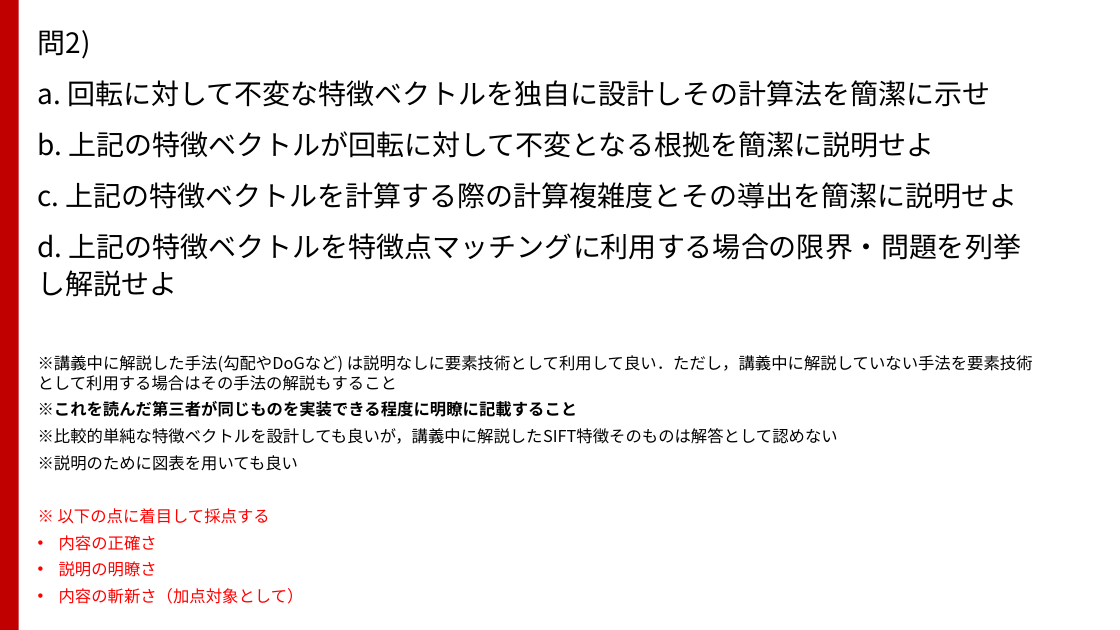
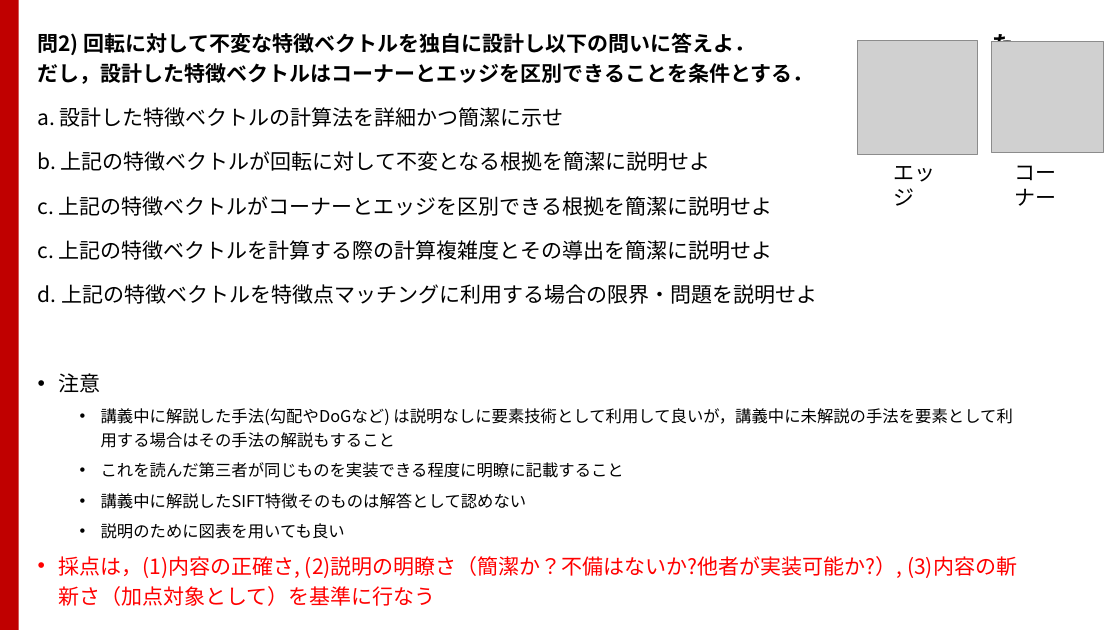
Before and after one commit to TakashiIjiri/TakashiIjiri.github.io, a slide deck: slide 4 of classes/dm2017/DigitalMedia2_14.pptx. Drawn at 1120x630 pixels with LibreOffice and Linux fonts; fonts in the diff are those of the drawing; grey boxes stand for pictures. Boxes give left, top, right and bottom in pixels: in the first picture for what was removed or moved away, otherwise in the second. Text is boxed around its words. In the diff, an @@ line names an element or a change of style, - is before the commit and + after.

```diff
--- a/classes/dm2017/DigitalMedia2_14.pptx
+++ b/classes/dm2017/DigitalMedia2_14.pptx
@@ text at [38, 33, 814, 127]: text changed; size 24 to 18 pt; bold on @@
-問2)
-a. 回転に対して不変な特徴ベクトルを独自に設計しその計算法を簡潔に示せ
+問2) 回転に対して不変な特徴ベクトルを独自に設計し以下の問いに答えよ． ただし，設計した特徴ベクトルはコーナーとエッジを区別できることを条件とする．
+a. 設計した特徴ベクトルの計算法を詳細かつ簡潔に示せ
@@ picture added at [858, 40, 978, 154] @@
@@ picture added at [992, 41, 1104, 152] @@
@@ text at [38, 151, 772, 260]: size 24 to 18 pt in "b. 上記の特徴ベクトルが回転に対して不変となる根拠を簡潔に説明せよ", "c. 上記の特徴ベクトルを計算する際の計算複雑度とその導出を簡潔に説明せよ"; line spacing 1.1 to 1.2 @@
@@ text added at [893, 166, 935, 206], 18 pt, text #000000 @@
+エッジ
@@ text added at [1015, 165, 1057, 206], 18 pt, text #000000 @@
+コーナー
@@ text at [38, 196, 773, 216]: paragraph added @@
+c. 上記の特徴ベクトルがコーナーとエッジを区別できる根拠を簡潔に説明せよ
@@ text at [38, 284, 1017, 606]: text changed @@
-d. 上記の特徴ベクトルを特徴点マッチングに利用する場合の限界・問題を列挙し解説せよ
-※講義中に解説した手法(勾配やDoGなど) は説明なしに要素技術として利用して良い．ただし，講義中に解説していない手法を要素技術として利用する場合はその手法の解説もすること
-※これを読んだ第三者が同じものを実装できる程度に明瞭に記載すること
-※比較的単純な特徴ベクトルを設計しても良いが，講義中に解説したSIFT特徴そのものは解答として認めない
-※説明のために図表を用いても良い
-※ 以下の点に着目して採点する
-• 内容の正確さ
-• 説明の明瞭さ
-• 内容の斬新さ（加点対象として）
+d. 上記の特徴ベクトルを特徴点マッチングに利用する場合の限界・問題を説明せよ
+• 注意
+  • 講義中に解説した手法(勾配やDoGなど) は説明なしに要素技術として利用して良いが，講義中に未解説の手法を要素として利用する場合はその手法の解説もすること
+  • これを読んだ第三者が同じものを実装できる程度に明瞭に記載すること
+  • 講義中に解説したSIFT特徴そのものは解答として認めない
+  • 説明のために図表を用いても良い
+• 採点は，(1)内容の正確さ, (2)説明の明瞭さ（簡潔か？不備はないか?他者が実装可能か?）, (3)内容の斬新さ（加点対象として）を基準に行なう
```
Also in this commit, not shown: 2 other slides changed, 1 other file.
